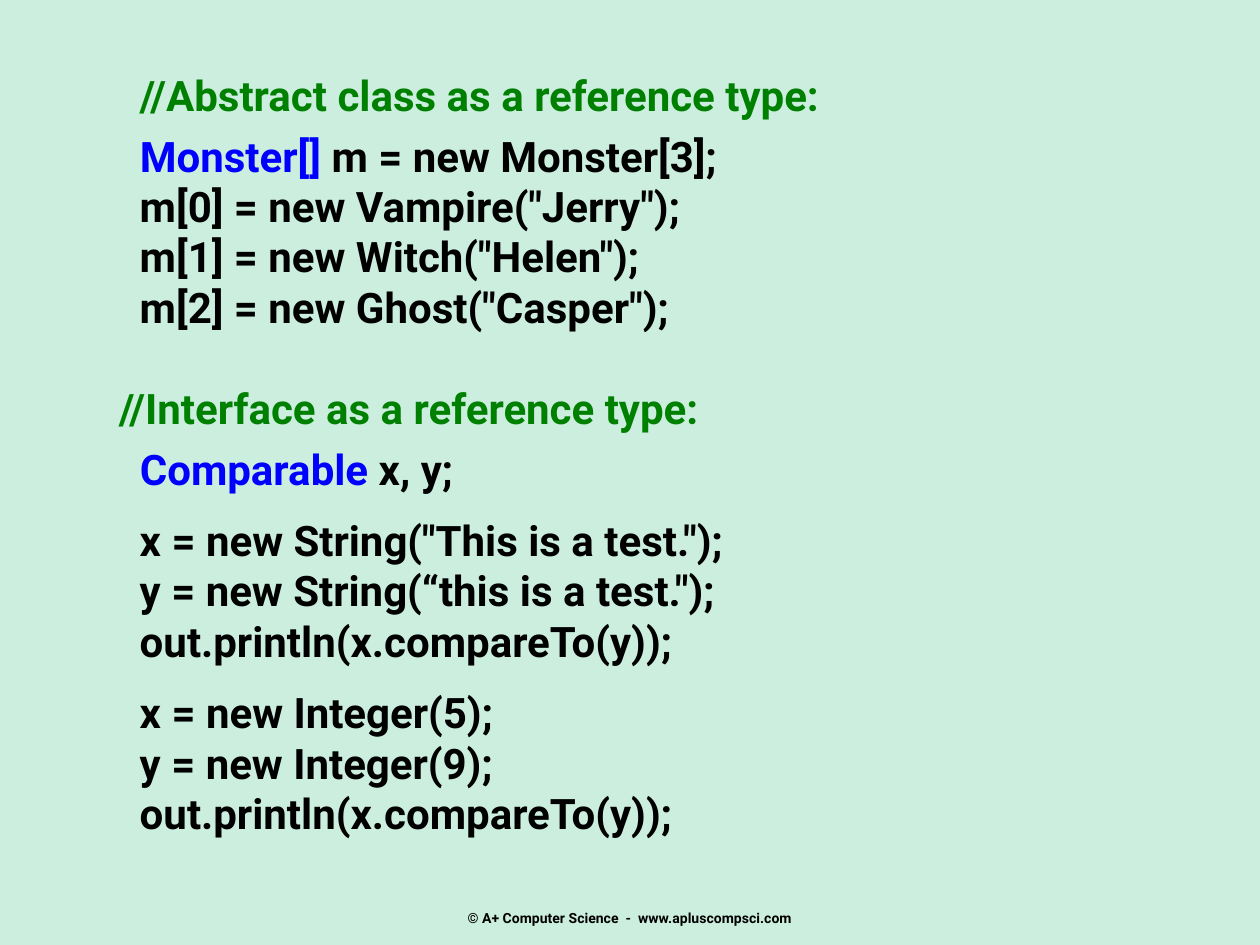
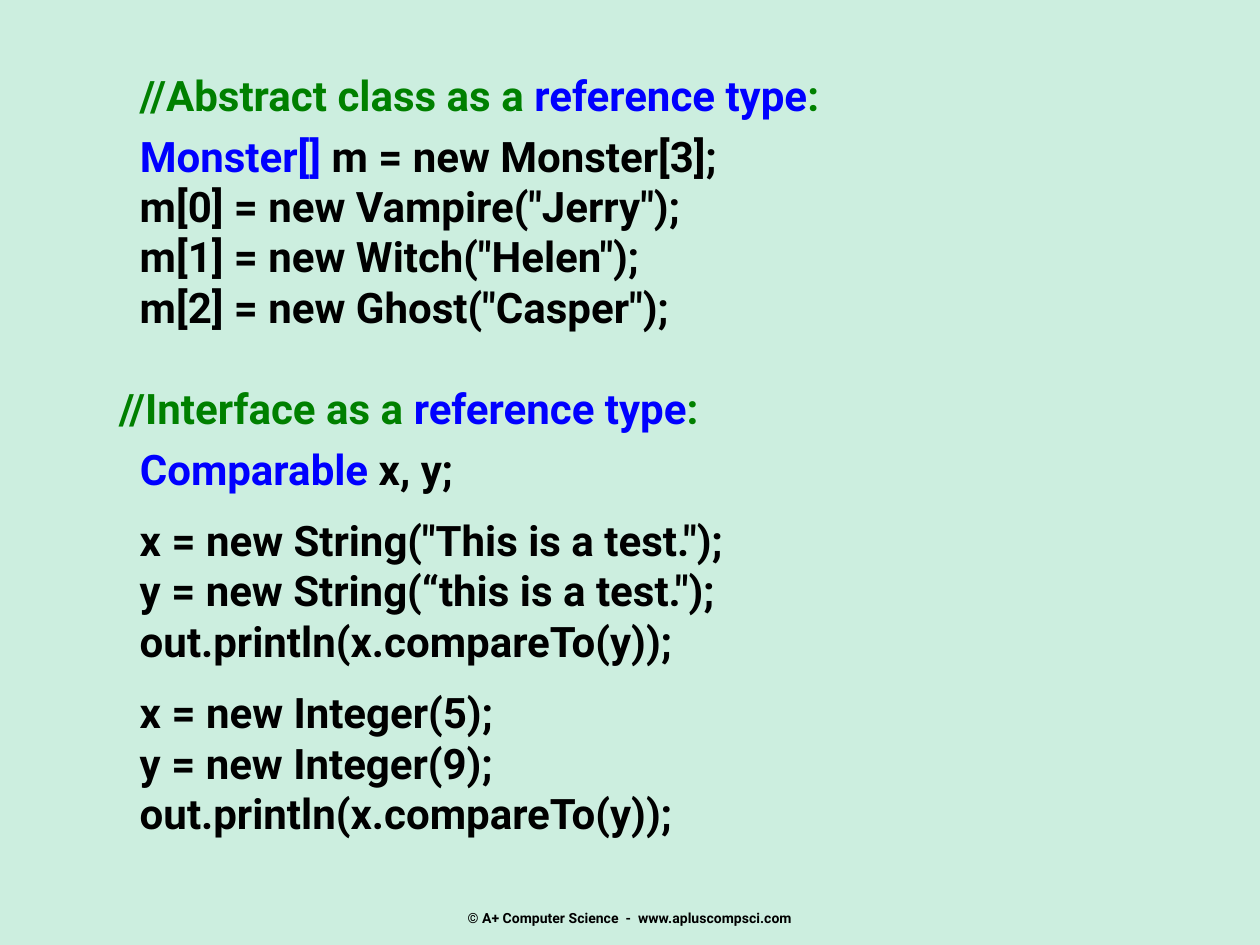
Before and after one commit to Cy-FairCS/cs3, a slide deck: slide 24 of u04b_abstractClasses/notes/_abstract_classes - Day 2.pptx (slide 25 before the commit). Drawn at 1260x945 pixels with LibreOffice and Linux fonts; fonts in the diff are those of the drawing. Boxes give left, top, right and bottom in pixels: in the first picture for what was removed or moved away, otherwise in the second. Text is boxed around its words. In the diff, an @@ line names an element or a change of style, - is before the commit and + after.

Commit message:
Update Abstract Classes ppt 2

```diff
--- a/u04b_abstractClasses/notes/_abstract_classes - Day 2.pptx
+++ b/u04b_abstractClasses/notes/_abstract_classes - Day 2.pptx
@@ text at [119,79,820,433]: text colour #008000 to #0000FF in "reference type:", "reference type:" @@
```
Also in this commit, not shown: 4 other slides changed, 5 slides added, 6 slides removed.
